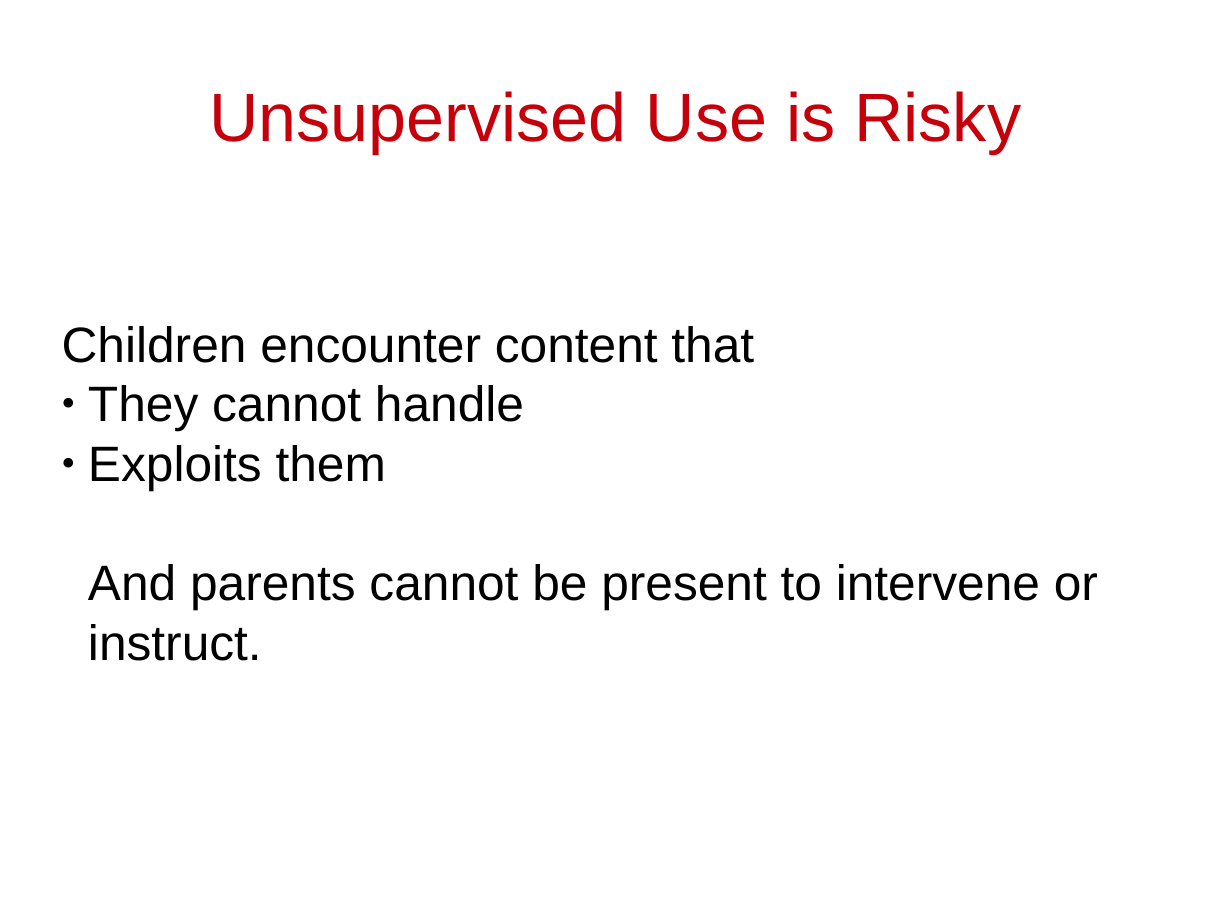
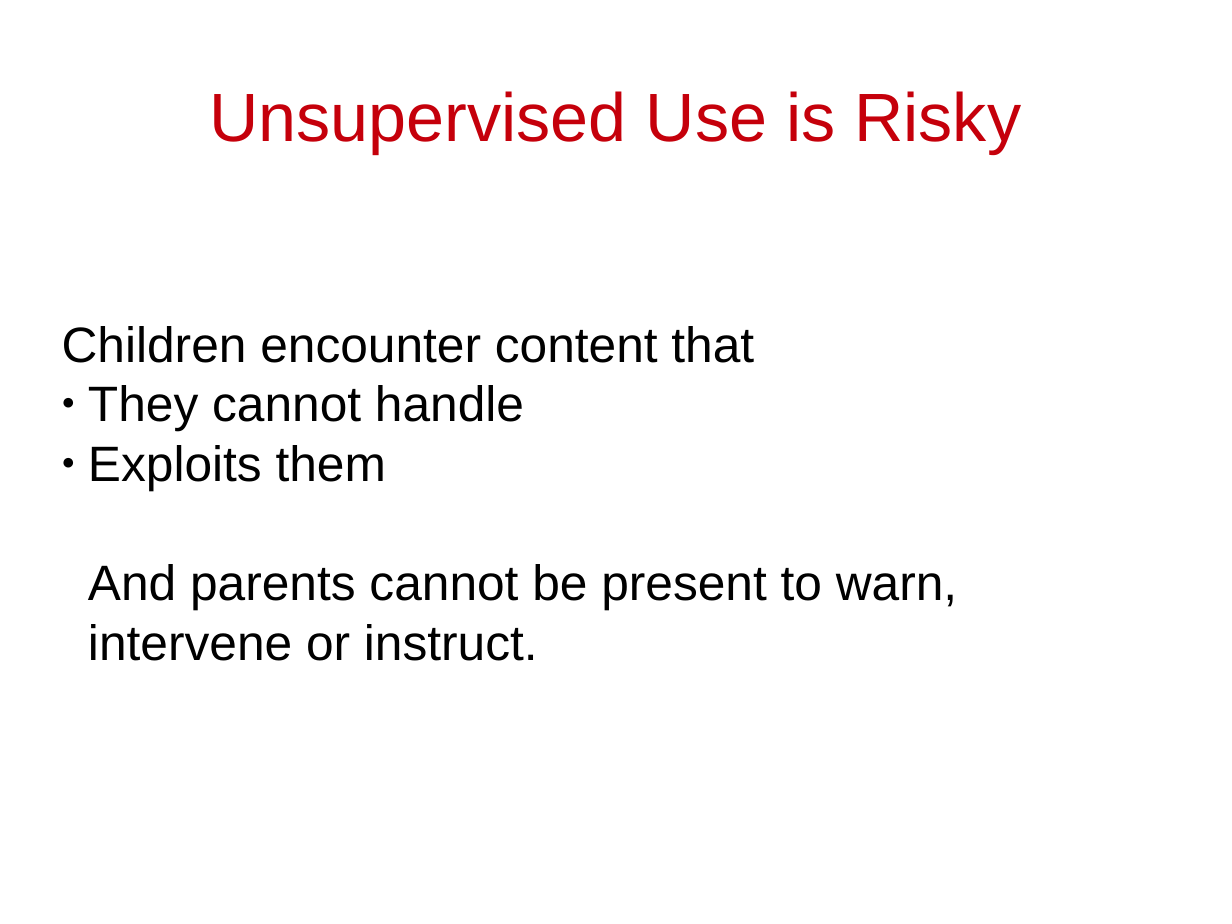
Before and after one commit to cschreiner/kindsicher, a slide deck: slide 4 of proj/presentation_dec09/CAS.odp (slide 3 before the commit). Drawn at 1232x924 pixels with LibreOffice and Linux fonts; fonts in the diff are those of the drawing. Boxes give left, top, right and bottom in pixels: in the first picture for what was removed or moved away, otherwise in the second. Text is boxed around its words. In the diff, an @@ line names an element or a change of style, - is before the commit and + after.

```diff
--- a/proj/presentation_dec09/CAS.odp
+++ b/proj/presentation_dec09/CAS.odp
@@ subtitle at (88, 564, 957, 661): text changed @@
-And parents cannot be present to intervene or instruct.
+And parents cannot be present to warn, intervene or instruct.
```
Also in this commit, not shown: 8 other slides changed, 2 slides added, 1 slide removed.
